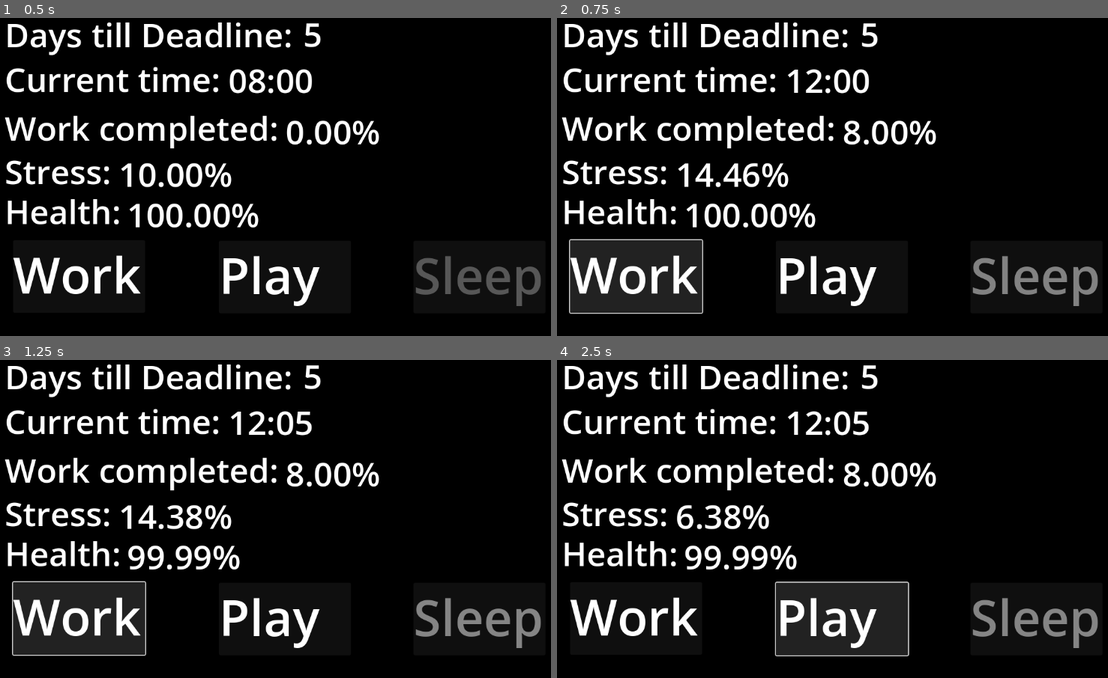
Above: before the commit, frames 1-4 (two rows, left to right).
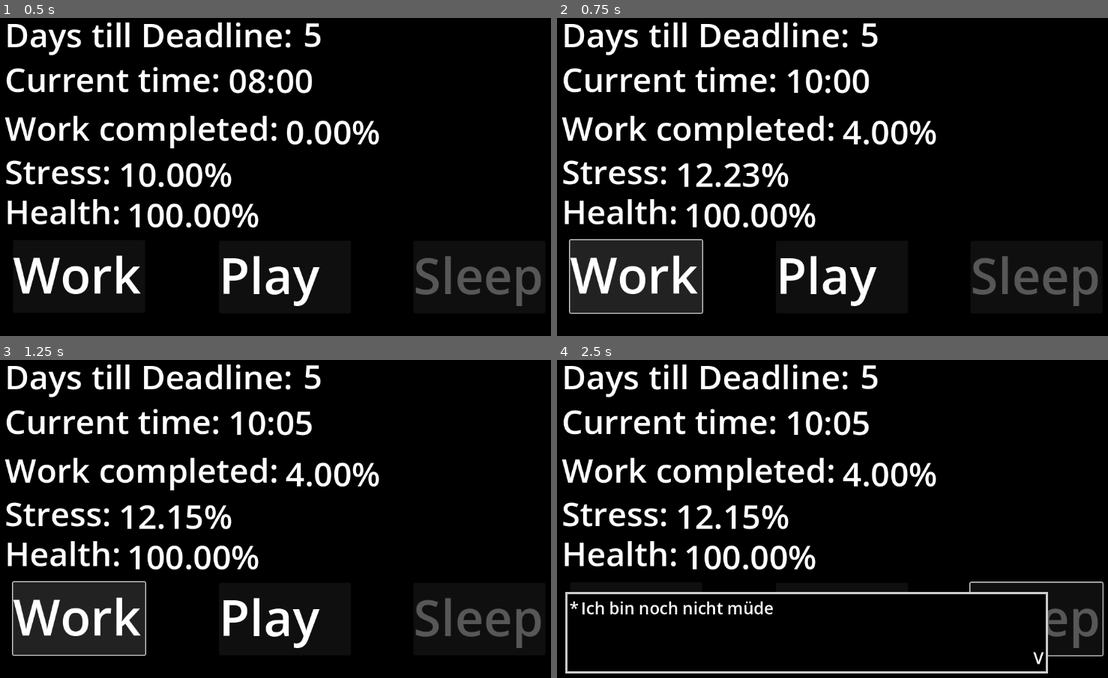
Above: after the commit, the same moments.

Repository: rschlegeTH/EPWS2526PritzkauSchlegel
Game: Godot game, scene res://main_scene.tscn
Two runs of this game, one before a commit and one after it. Both use one fixed random seed, a clock stepped at 60 frames per second and the inputs below. This scene is started directly instead of the project's main scene.
Inputs:
- Up to frame 1 (0.5 s): no input
- Up to frame 2 (0.75 s): click "[workEffect]Work[/workEffect]" at 0.5 s
- Up to frame 3 (1.25 s): no input
- Up to frame 4 (2.5 s): click "[sleepEffect]Sleep[/sleepEffe…" at 1.25 s; click "[playEffect]Play[/playEffect]" at 2 s

Frame 1 is identical in both runs. In frame 2, 1.7% of the frame differs, in the area x 25-99%, y 16-91%; in frame 3, 2.6%; in frame 4, 11%, in the area x 1-100%, y 16-99%.

Commit message:
sleep sleep und work variablen angepasst

Diff:
--- a/Development/new-game-project/main_scene_room.tscn
+++ b/Development/new-game-project/main_scene_room.tscn
@@ -197,8 +197,6 @@
 
 [node name="Variablen-Manager" parent="." instance=ExtResource("1_l7cbk")]
 unique_name_in_owner = true
-gesundheit = 17.647
-stress = 96.078
 stress = 10.0
 g_modTicksSinceSleep = SubResource("Curve_7ycvg")
 g_modStress = SubResource("Curve_wr18j")
@@ -216,8 +214,6 @@
 [node name="LowProductivityShader" type="Sprite2D" parent="ShaderEffekte"]
 z_index = 3
 material = SubResource("ShaderMaterial_33qf1")
-position = Vector2(-112, 1.4066696e-05)
-scale = Vector2(0.6535211, 0.6)
 position = Vector2(-137.5, 1.4066696e-05)
 scale = Vector2(0.6176056, 0.6)
 texture = ExtResource("3_574yo")
@@ -232,8 +228,6 @@
 [node name="LowHealthShader" type="Sprite2D" parent="ShaderEffekte"]
 z_index = 3
 material = SubResource("ShaderMaterial_qvx3r")
-position = Vector2(-112, 1.4066696e-05)
-scale = Vector2(0.6535211, 0.6)
 position = Vector2(-137.5, 1.4066696e-05)
 scale = Vector2(0.6176056, 0.6)
 texture = ExtResource("3_s07yt")
@@ -241,8 +235,6 @@
 
 [node name="BackBufferCopy3" type="BackBufferCopy" parent="ShaderEffekte"]
 z_index = 3
-position = Vector2(-185.19438, 1.4066696e-05)
-scale = Vector2(4.738028, 3.0375001)
 position = Vector2(-177.4986, 1.4066696e-05)
 scale = Vector2(4.814986, 3.0375001)
 copy_mode = 2
@@ -250,8 +242,6 @@
 [node name="FadeToBlackShader" type="Sprite2D" parent="ShaderEffekte"]
 z_index = 3
 material = SubResource("ShaderMaterial_s2nlt")
-position = Vector2(-137.00003, 1.4066696e-05)
-scale = Vector2(0.61830986, 0.6)
 position = Vector2(-137.49998, 1.4066696e-05)
 scale = Vector2(0.6176057, 0.6)
 texture = ExtResource("3_s07yt")
@@ -266,8 +256,6 @@
 [node name="HighStressShader" type="Sprite2D" parent="ShaderEffekte"]
 z_index = 3
 material = SubResource("ShaderMaterial_gvlgq")
-position = Vector2(-112.00003, 0)
-scale = Vector2(7.25, 5.0625)
 position = Vector2(-137.50005, 0)
 scale = Vector2(6.8515625, 5.0625)
 texture = ExtResource("16_v0yip")
@@ -493,10 +481,6 @@
 
 [node name="Time" type="Label" parent="Lables/current time"]
 layout_mode = 0
-offset_left = 112.0
-offset_top = 2.0
-offset_right = 276.0
-offset_bottom = 90.0
 offset_left = 4.0
 offset_top = 12.0
 offset_right = 168.0
@@ -517,10 +501,8 @@
 [node name="Days till Deadline" type="Label" parent="Lables"]
 layout_mode = 0
 offset_left = 352.0
-offset_top = -278.0
 offset_top = -219.0
 offset_right = 570.0
-offset_bottom = -235.0
 offset_bottom = -176.0
 mouse_filter = 0
 text = "Days till Deadline:"
@@ -546,10 +528,6 @@
 
 [node name="Stress level" type="Label" parent="Lables"]
 layout_mode = 0
-offset_left = 353.0
-offset_top = -227.0
-offset_right = 561.0
-offset_bottom = -118.0
 offset_left = 332.0
 offset_top = -104.0
 offset_right = 540.0
@@ -581,10 +559,6 @@
 
 [node name="Health level" type="Label" parent="Lables"]
 layout_mode = 0
-offset_left = 352.0
-offset_top = -109.0
-offset_right = 575.0
-offset_bottom = 13.0
 offset_left = 331.0
 offset_top = 14.0
 offset_right = 554.0
@@ -616,10 +590,6 @@
 
 [node name="Work completed" type="Label" parent="Lables"]
 layout_mode = 0
-offset_left = 352.0
-offset_top = 24.0
-offset_right = 576.0
-offset_bottom = 121.0
 offset_left = 331.0
 offset_top = 147.0
 offset_right = 555.0
--- a/Development/new-game-project/scritps/variable_manager.gd
+++ b/Development/new-game-project/scritps/variable_manager.gd
@@ -96,7 +96,7 @@
 func sleepButton () -> void:
 	if(dead >= DEADLINE):
 		return
-	if(ticksSinceSleep < 48):
+	if(ticksSinceSleep < 96):
 		print("not tired yet")
 		DialogueManager.show_text(["Ich bin noch nicht müde."])
 		return
@@ -109,7 +109,7 @@
 	playGame()
 
 ## Erhöht den Arbeitsfortschritt um die investierte Zeit und verbraucht die investierte Zeit.
-func work(time_spent:int = 4, standardIncrease: float = 2) -> void: # standardIncrease beschreibt wie viel prozent Arbeit der Spieler pro Stunde schafft
+func work(time_spent:int = 2, standardIncrease: float = 2) -> void: # standardIncrease beschreibt wie viel prozent Arbeit der Spieler pro Stunde schafft
 	@warning_ignore("narrowing_conversion") addCompletion(time_spent * standardIncrease)
 	@warning_ignore("integer_division") increase_Time(floor(time_spent * 60 / MINUTETICK))
 	addStress(time_spent * standardIncrease)
@@ -127,7 +127,7 @@
 
 
 ## Wird bei drücken des "Play"-Buttons ausgeführt.
-func playGame(time_spent: int=2, standardIncrease: float = 4 ) -> void:
+func playGame(time_spent: int=1, standardIncrease: float = 4 ) -> void:
 	@warning_ignore("integer_division") increase_Time(floor(time_spent * 60 / MINUTETICK))
 	addStress(-(time_spent * standardIncrease))
 
